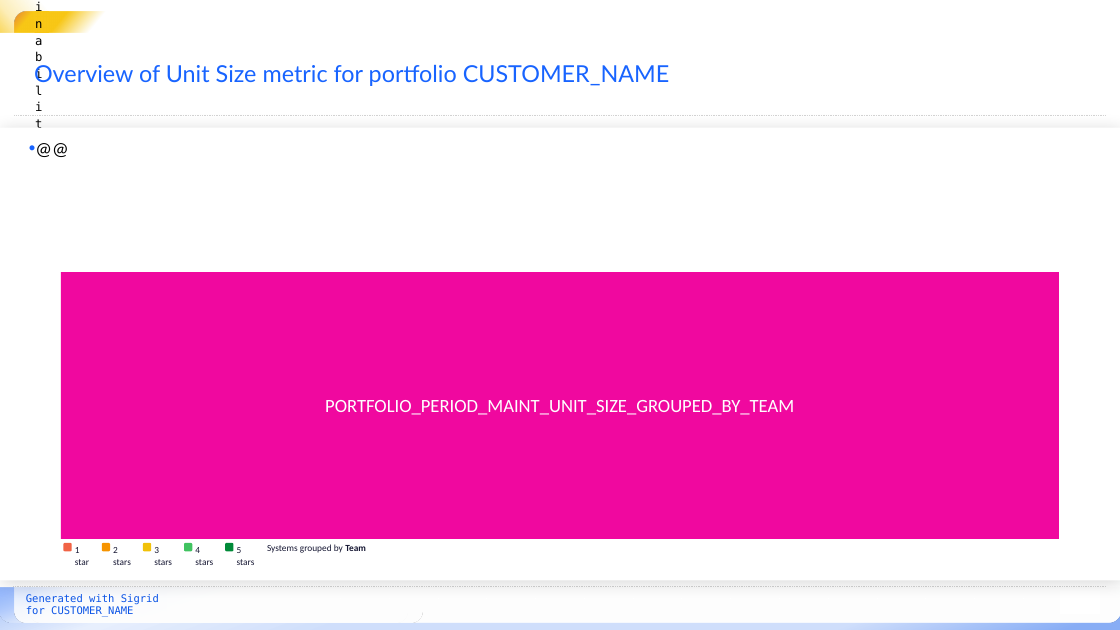
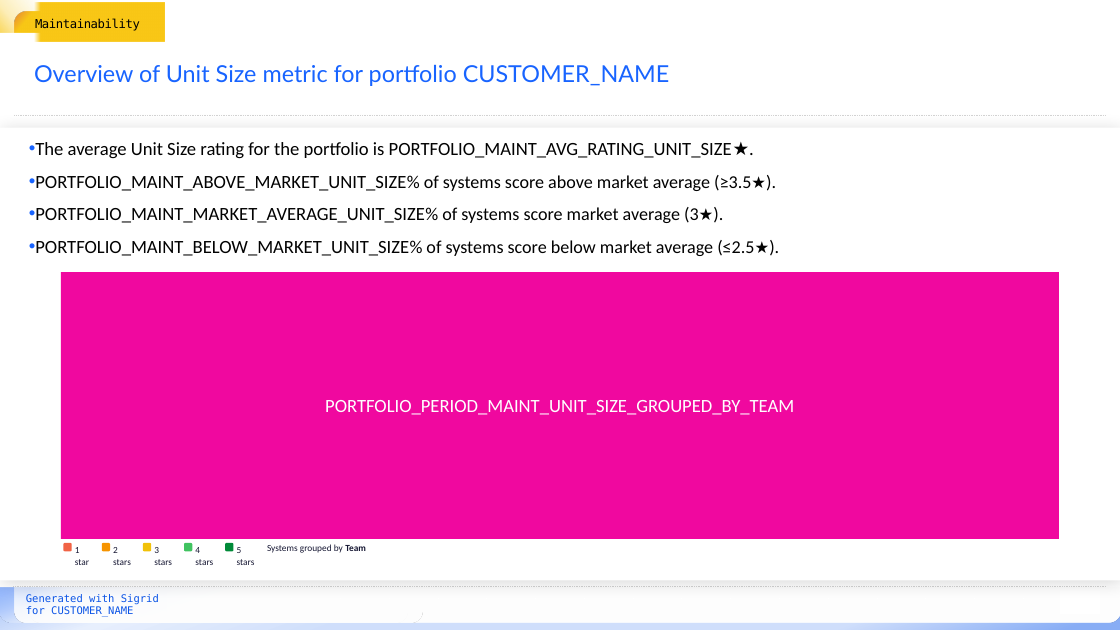
Before and after one commit to Software-Improvement-Group/sigrid-report-generator, a slide deck: slide 5 of src/report_generator/presets/templates/portfolio-metrics.pptx (slide 9 before the commit). Drawn at 1120x630 pixels with LibreOffice and Linux fonts; fonts in the diff are those of the drawing; background and template pictures are left out. Boxes give left, top, right and bottom in pixels: in the first picture for what was removed or moved away, otherwise in the second. Text is boxed around its words. In the diff, an @@ line names an element or a change of style, - is before the commit and + after.

Commit message:
Update portfolio metrics template

```diff
--- a/src/report_generator/presets/templates/portfolio-metrics.pptx
+++ b/src/report_generator/presets/templates/portfolio-metrics.pptx
@@ text "Maintainability" rewrapped from [35,12,49,33] to [35,18,140,31] @@
@@ text at [35,142,754,256]: text changed @@
-• @@
+• The average Unit Size rating for the portfolio is PORTFOLIO_MAINT_AVG_RATING_UNIT_SIZE ★.
+• PORTFOLIO_MAINT_ABOVE_MARKET_UNIT_SIZE% of systems score above market average (≥3.5★).
+• PORTFOLIO_MAINT_MARKET_AVERAGE_UNIT_SIZE% of systems score market average (3★).
+• PORTFOLIO_MAINT_BELOW_MARKET_UNIT_SIZE% of systems score below market average (≤2.5★).
```
Also in this commit, not shown: 39 other slides changed, 10 slides removed.
